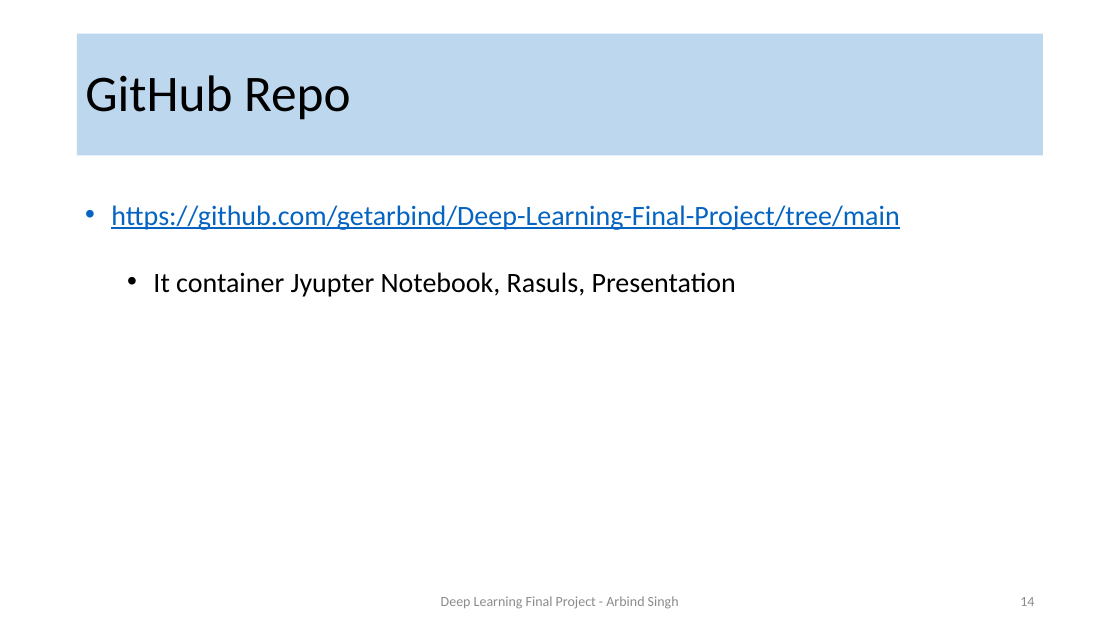
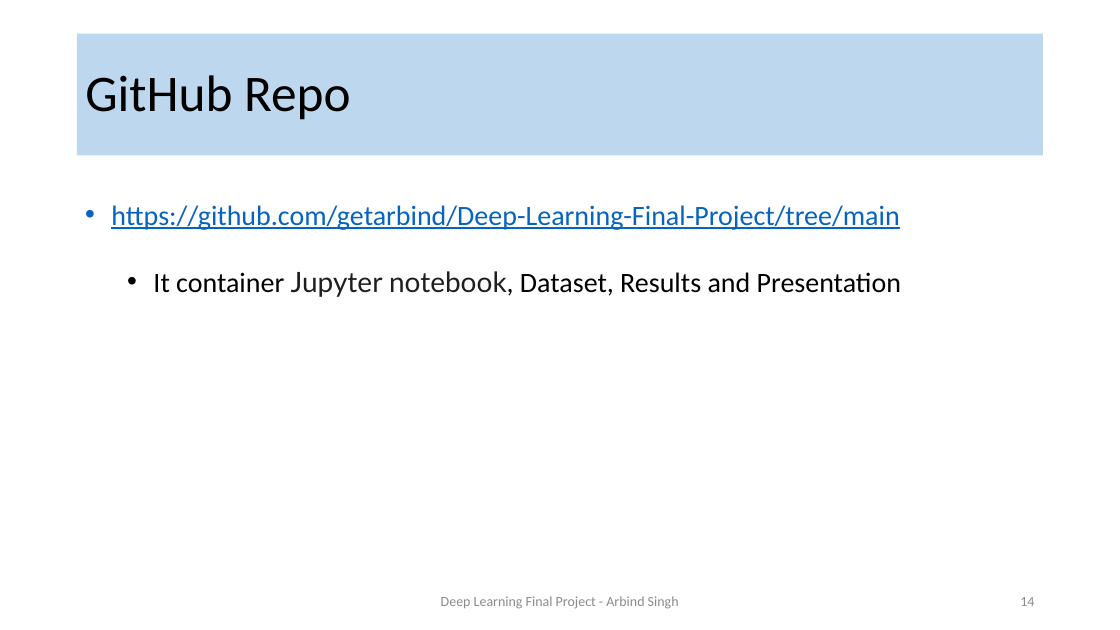
Before and after one commit to getarbind/Deep-Learning-Final-Project, a slide deck: slide 14 of DeepLearning_Presentation_FInal.pptx. Drawn at 1120x630 pixels with LibreOffice and Linux fonts; fonts in the diff are those of the drawing. Boxes give left, top, right and bottom in pixels: in the first picture for what was removed or moved away, otherwise in the second. Text is boxed around its words. In the diff, an @@ line names an element or a change of style, - is before the commit and + after.

```diff
--- a/DeepLearning_Presentation_FInal.pptx
+++ b/DeepLearning_Presentation_FInal.pptx
@@ text at <box>153,271,901,297</box>: text changed @@
-  • It container Jyupter Notebook, Rasuls, Presentation
+  • It container Jupyter notebook, Dataset, Results and Presentation
```
